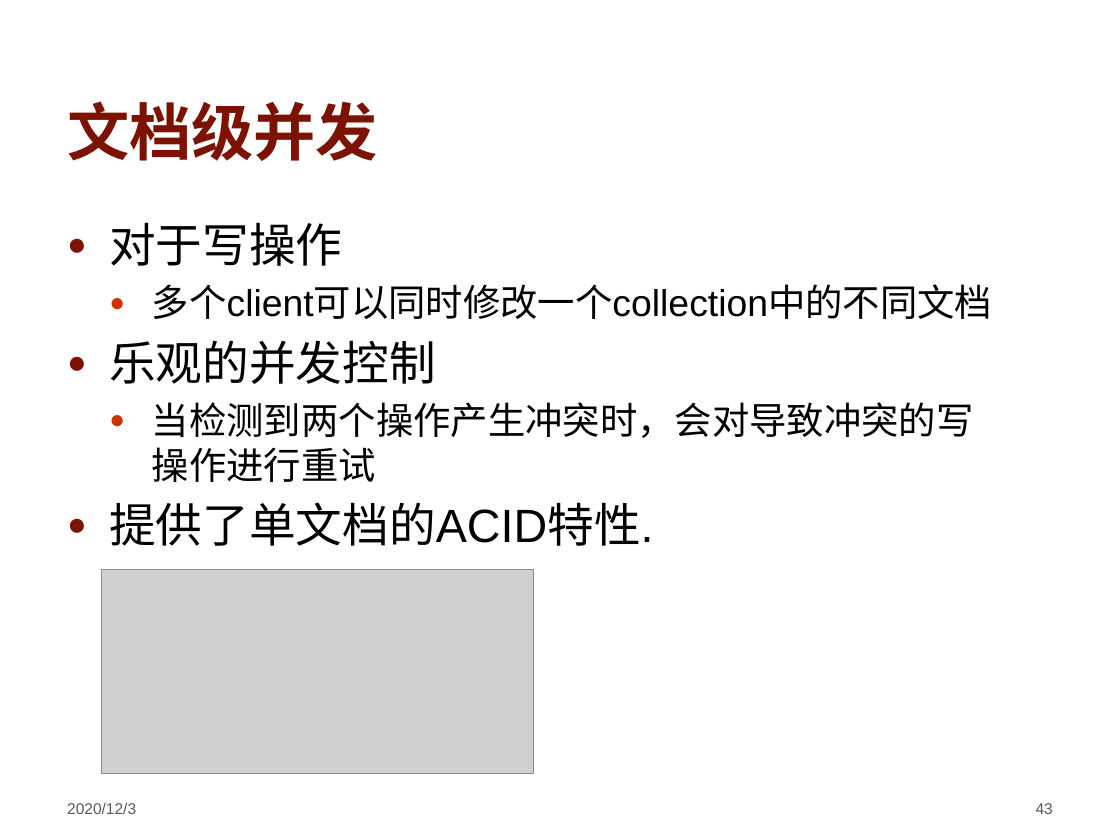
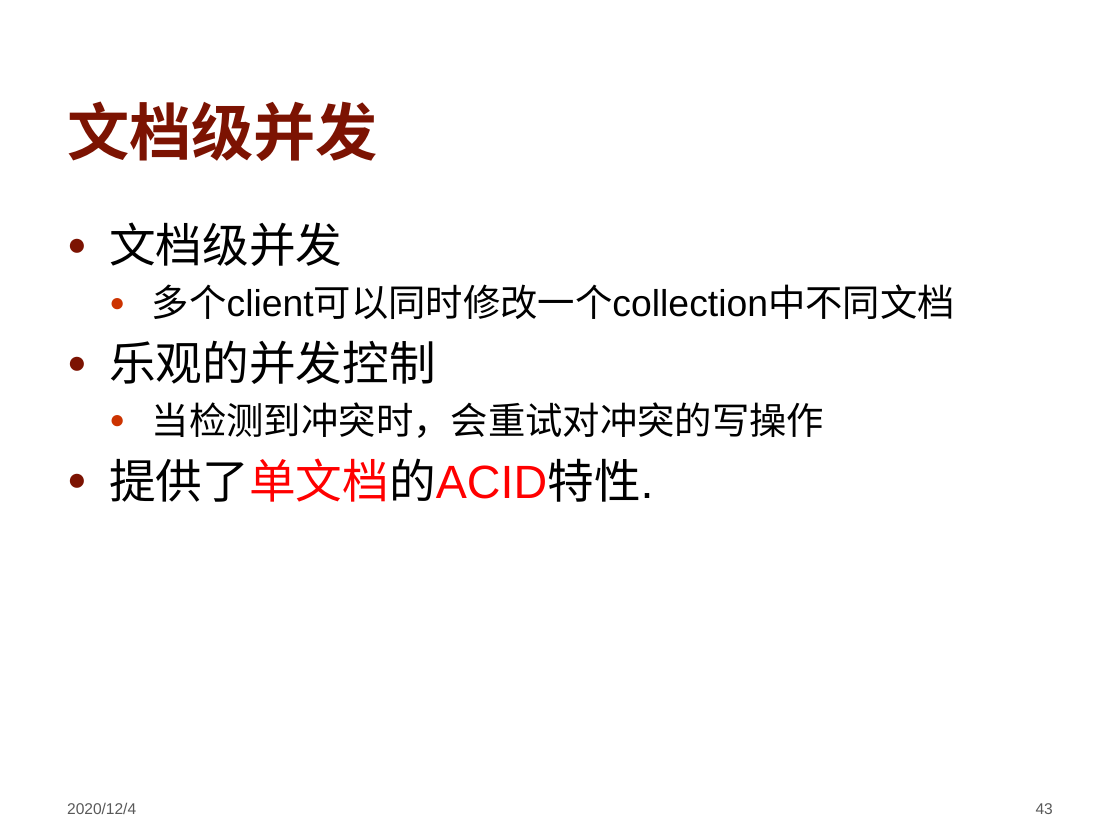
Before and after one commit to hengxin/awesome-dbs, a slide deck: slide 43 of ppt/Introduction-of-Transactions-in-MongoDB.pptx. Drawn at 1120x840 pixels with LibreOffice and Linux fonts; fonts in the diff are those of the drawing; grey boxes stand for pictures; background and template pictures are left out. Boxes give left, top, right and bottom in pixels: in the first picture for what was removed or moved away, otherwise in the second. Text is boxed around its words. In the diff, an @@ line names an element or a change of style, - is before the commit and + after.

```diff
--- a/ppt/Introduction-of-Transactions-in-MongoDB.pptx
+++ b/ppt/Introduction-of-Transactions-in-MongoDB.pptx
@@ text at (x1=109, y1=222, x2=955, y2=319): text changed @@
-● 对于写操作
-  ● 多个client可以同时修改一个collection中的不同文档
+● 文档级并发
+  ● 多个client可以同时修改一个collection中不同文档
@@ text at (x1=152, y1=402, x2=824, y2=438): text changed @@
-  ● 当检测到两个操作产生冲突时，会对导致冲突的写操作进行重试
+  ● 当检测到冲突时，会重试对冲突的写操作
@@ text at (x1=109, y1=458, x2=653, y2=502): text colour #000000 to #FF0000 in "提供了单文档的ACID特性." @@
@@ picture removed at (x1=101, y1=570, x2=533, y2=774) @@
@@ text at (x1=67, y1=802, x2=136, y2=814): text changed @@
-2020/12/3
+2020/12/4
```
Also in this commit, not shown: 65 other slides changed, 5 slides added, 6 slides removed.
